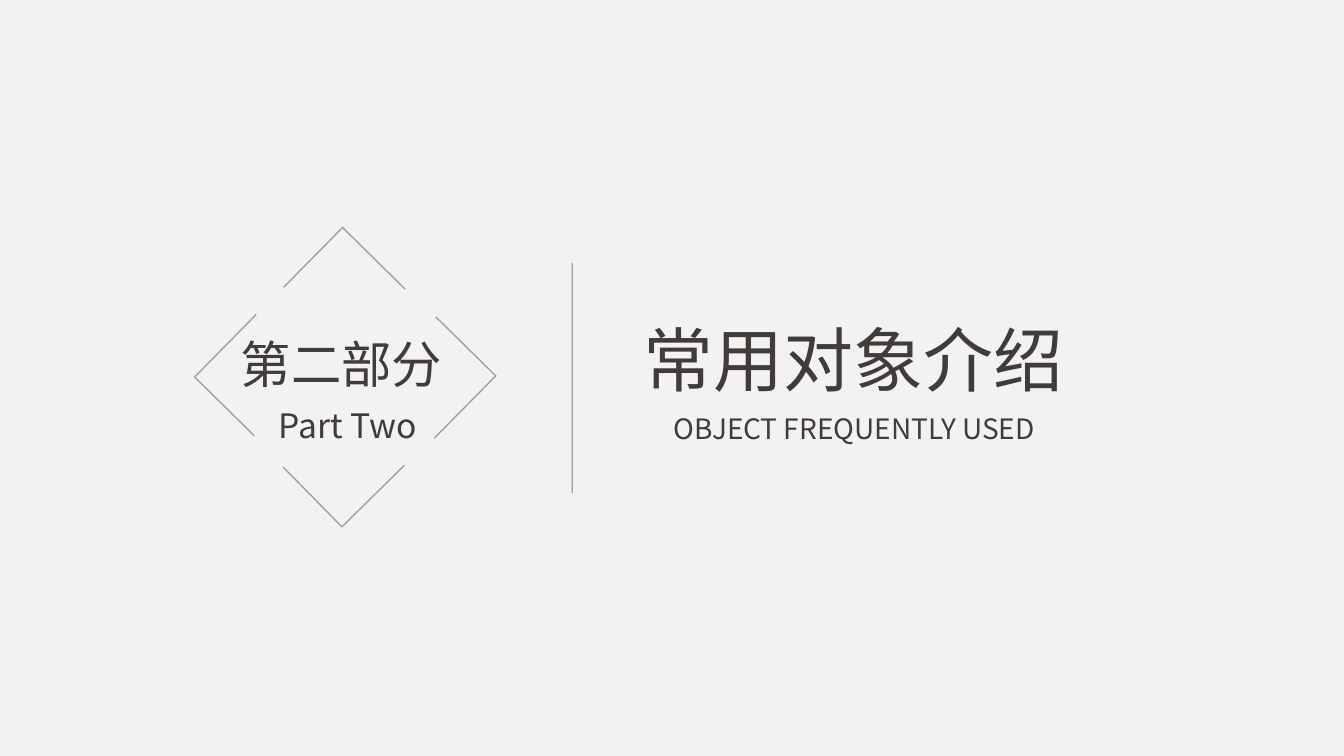
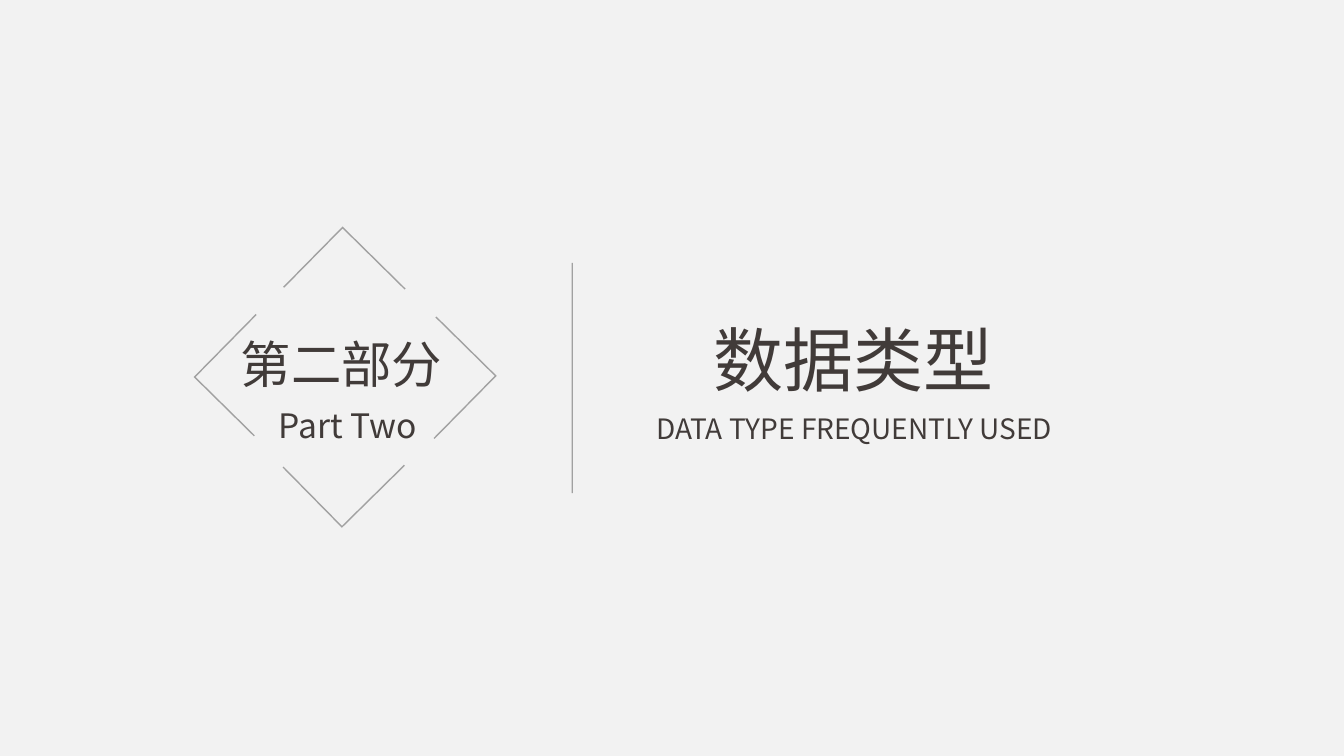
Before and after one commit to hanchuanchuan/goInception, a slide deck: slide 5 of python.pptx. Drawn at 1344x756 pixels with LibreOffice and Linux fonts; fonts in the diff are those of the drawing. Boxes give left, top, right and bottom in pixels: in the first picture for what was removed or moved away, otherwise in the second. Text is boxed around its words. In the diff, an @@ line names an element or a change of style, - is before the commit and + after.

```diff
--- a/python.pptx
+++ b/python.pptx
@@ text at (x1=714, y1=327, x2=994, y2=392): text changed @@
-常用对象介绍
+数据类型
@@ text at (x1=656, y1=418, x2=1052, y2=444): text changed @@
-OBJECT FREQUENTLY USED
+DATA TYPE FREQUENTLY USED
```
Also in this commit, not shown: 7 other slides changed, 4 slides added, 1 slide removed, 6 other files.
